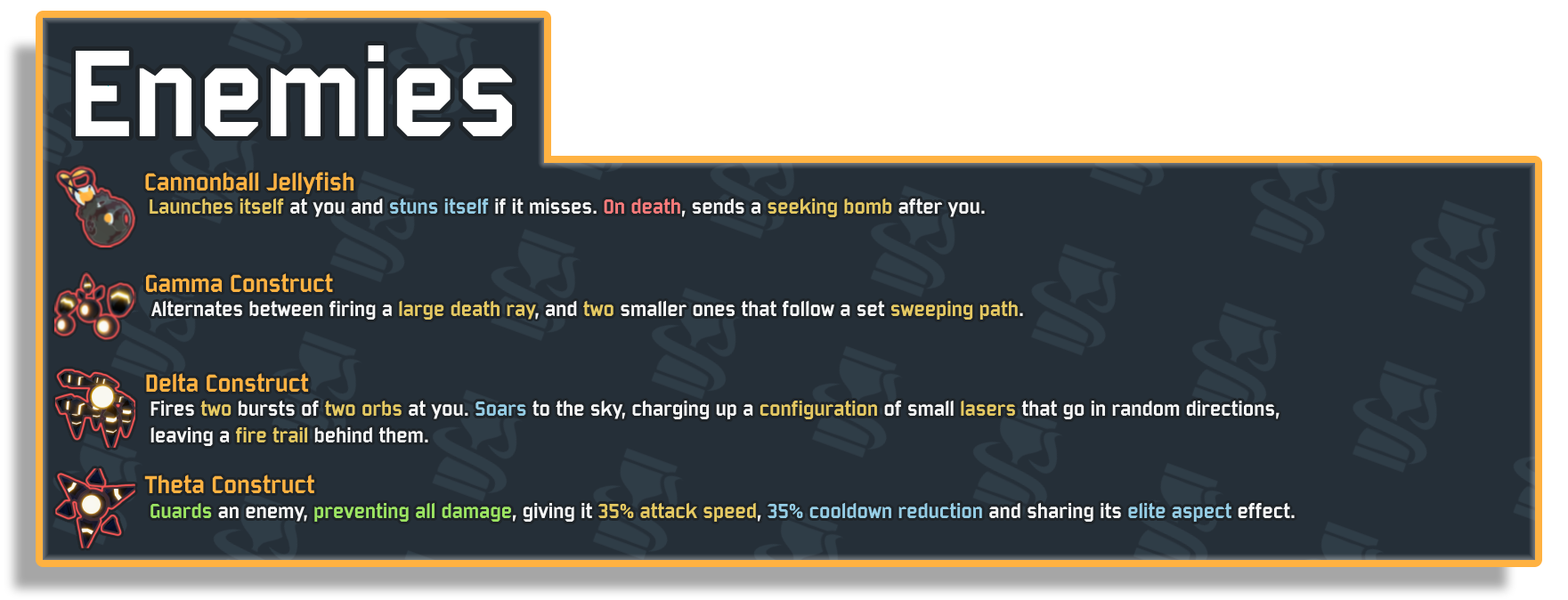
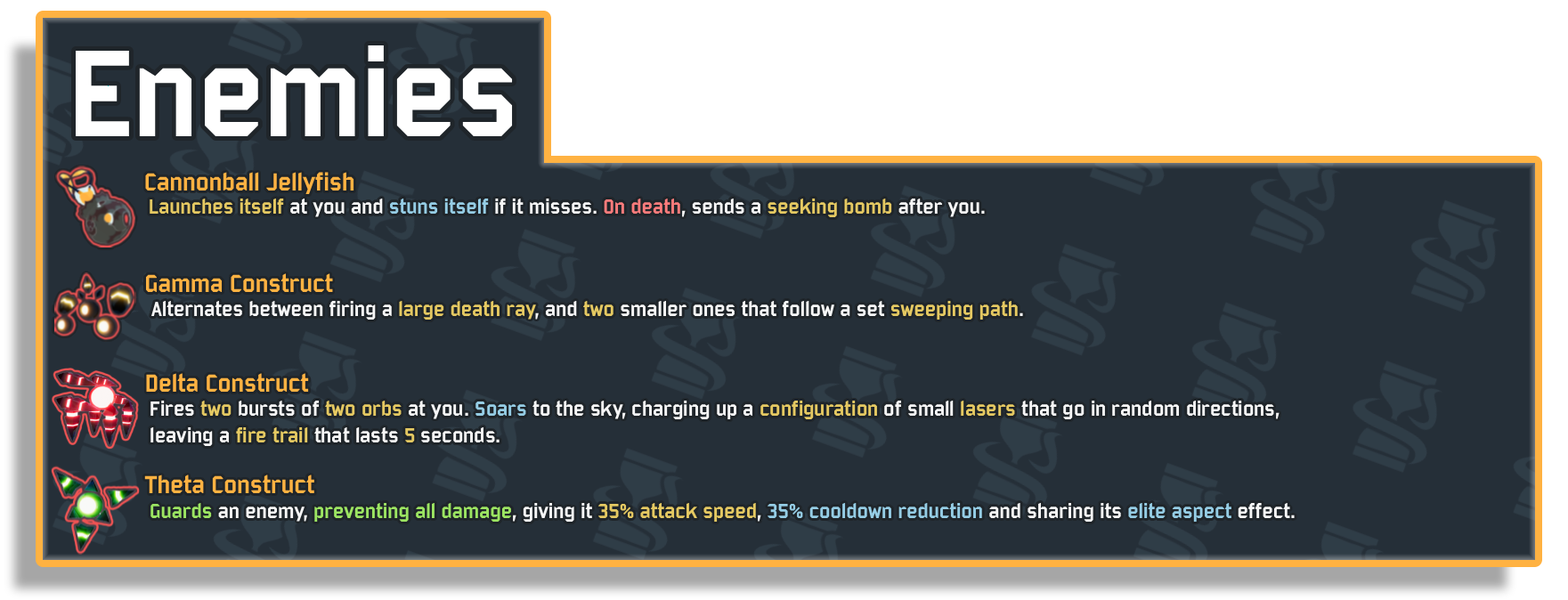
Layer changes from the first 1568px x 600px image to the second:
renamed "Layer 9" to "Layer 12", moved it above "Layer 11", painted on it over [51, 367, 139, 450]
renamed "Layer 10" to "Layer 11", moved it above "Guards an enemy, preventing all", painted on it over [50, 465, 140, 555]
painted on "Fires two bursts of two orbs at" over [150, 400, 1280, 447]
